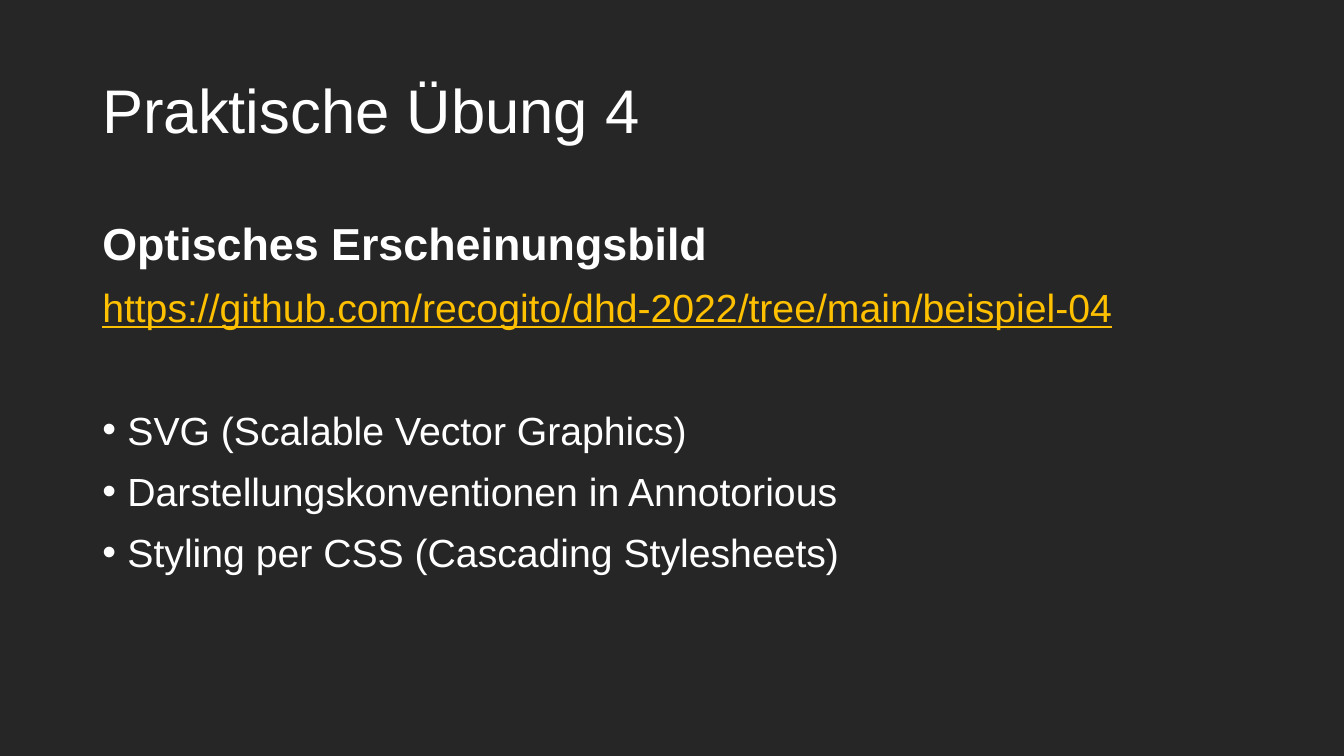
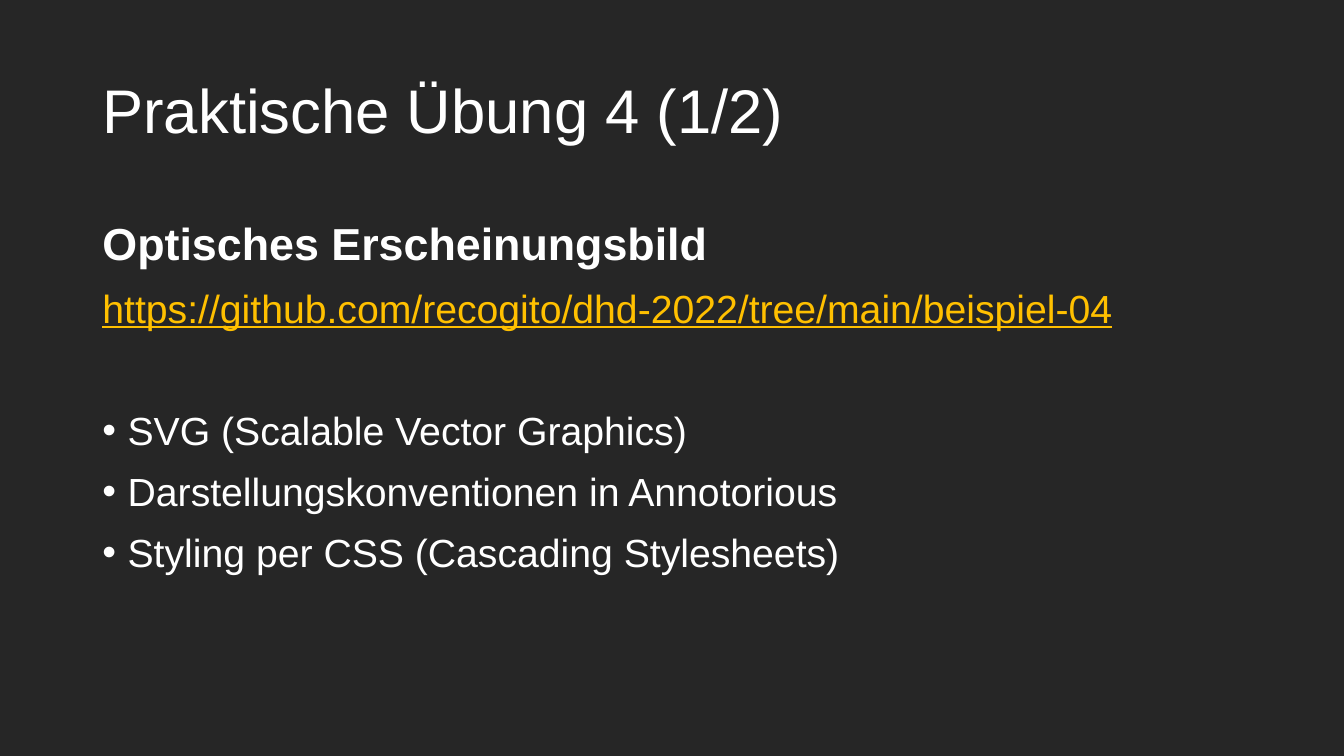
Before and after one commit to rsimon/dhd-2022, a slide deck: slide 18 of Annotorious-Intro-DHd.pptx. Drawn at 1344x756 pixels with LibreOffice and Linux fonts; fonts in the diff are those of the drawing. Boxes give left, top, right and bottom in pixels: in the first picture for what was removed or moved away, otherwise in the second. Text is boxed around its words. In the diff, an @@ line names an element or a change of style, - is before the commit and + after.

```diff
--- a/Annotorious-Intro-DHd.pptx
+++ b/Annotorious-Intro-DHd.pptx
@@ title at [102,84,784,145]: text changed @@
-Praktische Übung 4
+Praktische Übung 4 (1/2)
```
Also in this commit, not shown: 6 other slides changed, 1 slide added.
